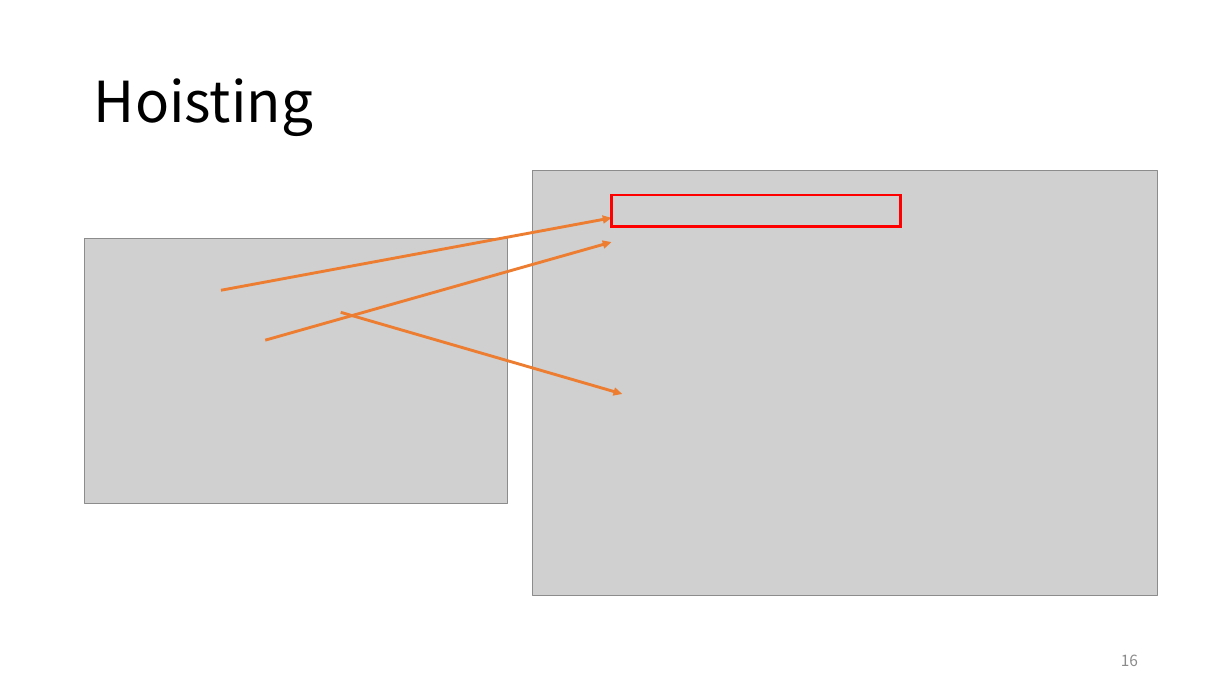
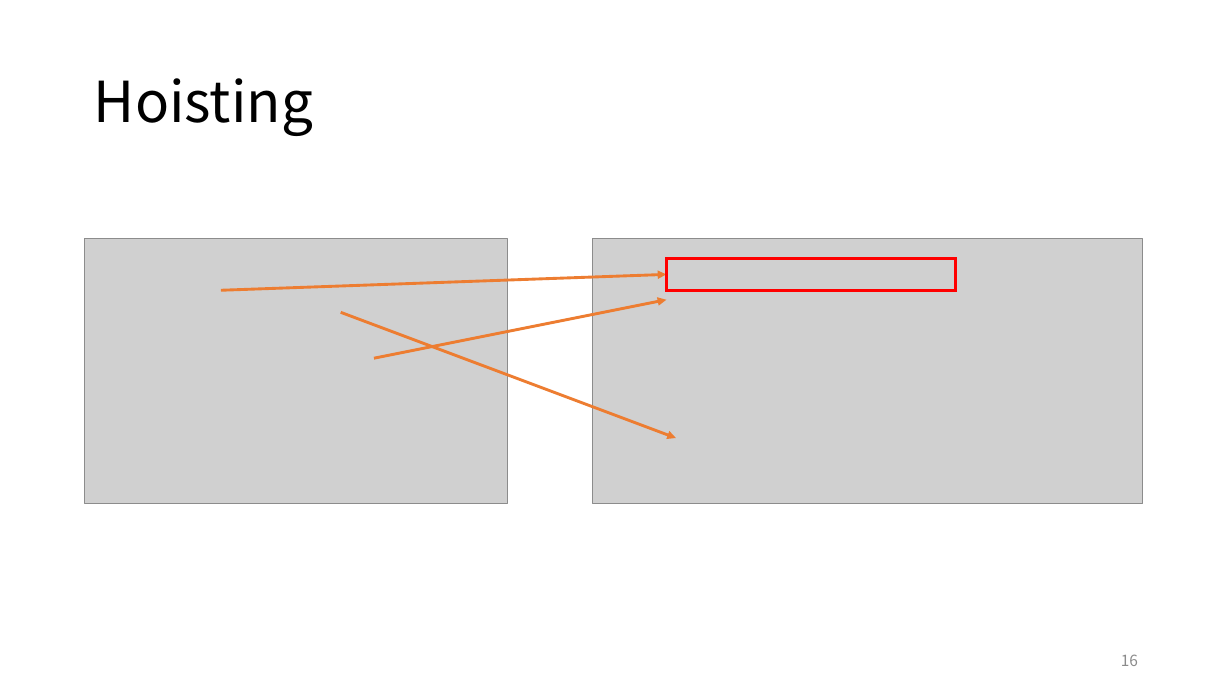
Before and after one commit to kyungchan/APPSEC-2021Winter-Seminar, a slide deck: slide 16 of 1-javascript/1-javascript.pptx. Drawn at 1232x693 pixels with LibreOffice and Linux fonts; fonts in the diff are those of the drawing; grey boxes stand for pictures. Boxes give left, top, right and bottom in pixels: in the first picture for what was removed or moved away, otherwise in the second. Text is boxed around its words. In the diff, an @@ line names an element or a change of style, - is before the commit and + after.

```diff
--- a/1-javascript/1-javascript.pptx
+++ b/1-javascript/1-javascript.pptx
@@ picture: place and size @@
-picture at bbox=[532, 171, 1157, 595]
+picture at bbox=[592, 238, 1143, 503]
@@ rectangle: place and size @@
-rectangle at bbox=[612, 195, 901, 226]
+rectangle at bbox=[666, 259, 956, 290]
@@ arrow moved from (221, 290) - (612, 218) to (221, 290) - (666, 274) @@
@@ arrow moved from (265, 340) - (612, 242) to (374, 359) - (666, 299) @@
@@ arrow moved from (341, 312) - (622, 394) to (341, 312) - (676, 438) @@
```
Also in this commit, not shown: 2 other slides changed.
